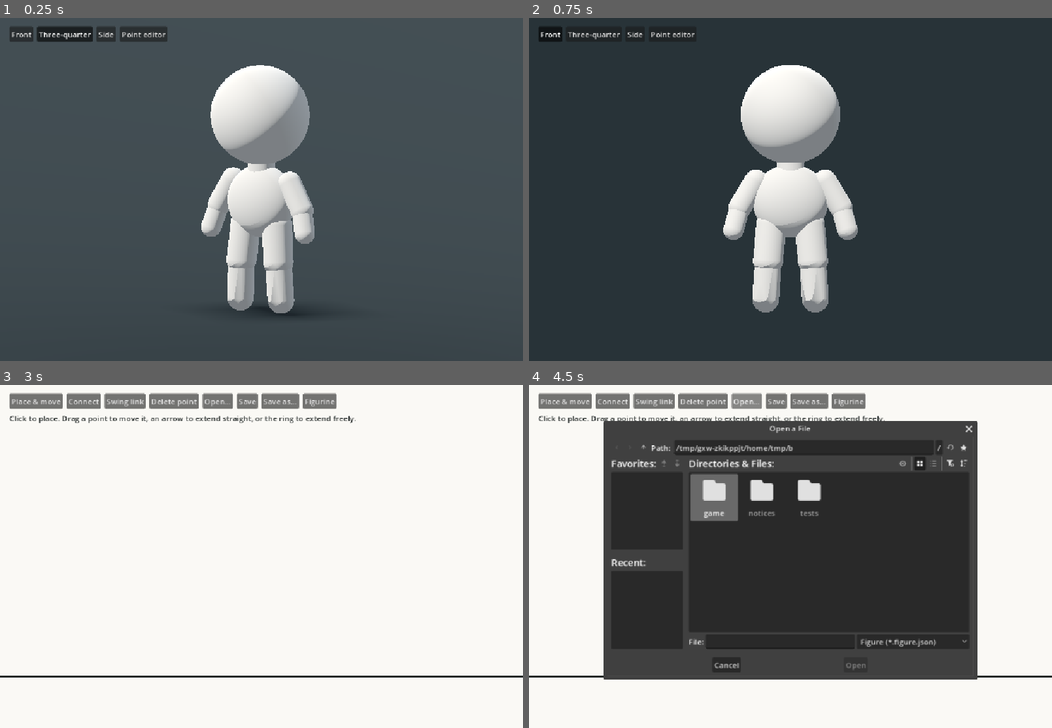
Above: before the commit, frames 1-4 (two rows, left to right).
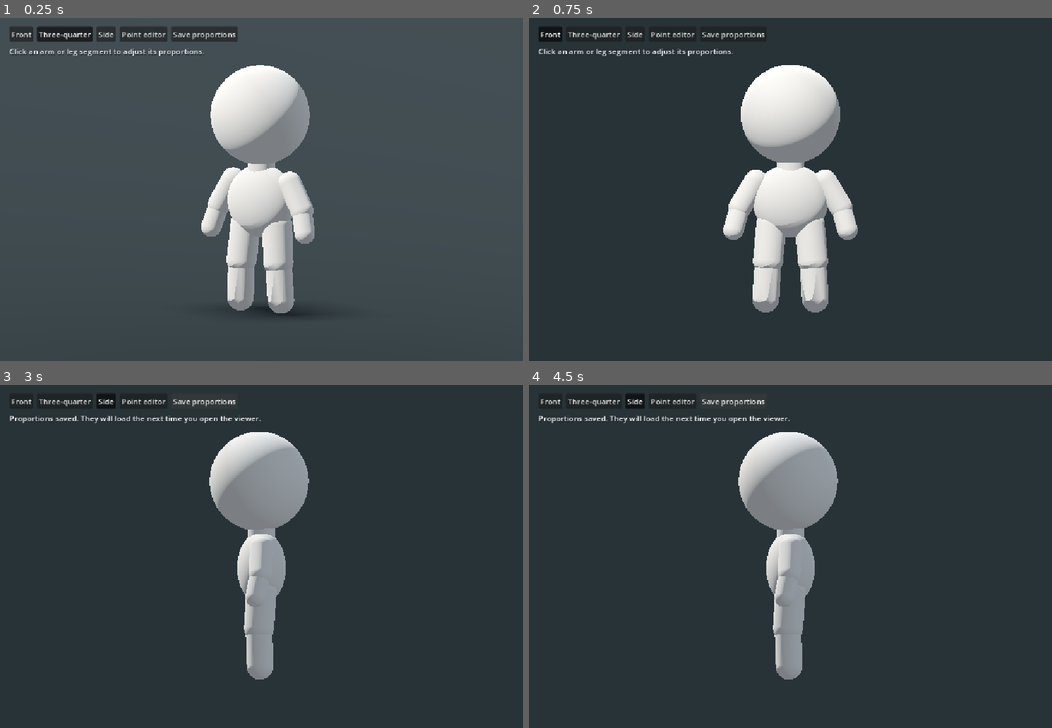
Above: after the commit, the same moments.

Repository: mdlvr1w/creation-game
Game: Godot game, scene res://game/mannequin_view.tscn
The game is run twice, just before and just after one commit, with the same random seed, the same clock (stepped at 60 frames per second) and the same inputs.
Inputs (mouse positions are in pixels of both pictures, inside the frame that each line leads up to):
- Up to frame 1 (0.25 s): no input
- Up to frame 2 (0.75 s): click "Front" at 0.5 s
- Up to frame 3 (3 s): click "Three-quarter" at 1.25 s; click "Side" at 2 s; click "Point editor" (after the commit: "Save proportions") at 2.75 s
- Up to frame 4 (4.5 s): click (565, 402) at 3.5 s, where only the run before the commit has a clickable "Place & move"; click (748, 402) at 4.25 s, where only the run before the commit has a clickable "Open…"

The runs differ from the first frame. In frame 1, 0.8% of the frame differs, in the area x 1-46%, y 2-12%; in frame 2, 0.4%; in frame 3, 99%, in the area x 0-100%, y 0-100%; in frame 4, 56%.

Commit message:
Let creators tune and save mannequin limb proportions

Diff:
--- /dev/null
+++ b/game/limb_controls.gd
@@ -0,0 +1,80 @@
+extends PanelContainer
+
+signal factor_changed(index: int, factor: float)
+
+const Mannequin := preload("res://game/mannequin.gd")
+const LABELS := ["Size", "Length", "Thickness"]
+const HELP := [
+	"Scales the length and thickness together.",
+	"Changes the distance between the joints.",
+	"Changes the width without moving the joints.",
+]
+
+var title := Label.new()
+var sliders: Array[HSlider] = []
+var fields: Array[SpinBox] = []
+
+
+func _ready() -> void:
+	var background := StyleBoxFlat.new()
+	background.bg_color = Color("#20292e")
+	background.border_color = Color("#51656b")
+	background.set_border_width_all(1)
+	background.set_corner_radius_all(8)
+	for side in [SIDE_LEFT, SIDE_TOP, SIDE_RIGHT, SIDE_BOTTOM]:
+		background.set_content_margin(side, 12)
+	add_theme_stylebox_override("panel", background)
+
+	var column := VBoxContainer.new()
+	column.add_theme_constant_override("separation", 9)
+	add_child(column)
+	title.add_theme_font_size_override("font_size", 18)
+	column.add_child(title)
+
+	var grid := GridContainer.new()
+	grid.columns = 3
+	grid.add_theme_constant_override("h_separation", 9)
+	grid.add_theme_constant_override("v_separation", 8)
+	column.add_child(grid)
+
+	for index in LABELS.size():
+		var label := Label.new()
+		label.text = LABELS[index]
+		label.tooltip_text = HELP[index]
+		label.mouse_filter = Control.MOUSE_FILTER_PASS
+		grid.add_child(label)
+
+		var slider := HSlider.new()
+		slider.tooltip_text = HELP[index]
+		slider.custom_minimum_size.x = 105
+		slider.size_flags_vertical = Control.SIZE_SHRINK_CENTER
+		grid.add_child(slider)
+		sliders.append(slider)
+
+		var field := SpinBox.new()
+		field.suffix = "%"
+		field.custom_minimum_size.x = 80
+		grid.add_child(field)
+		fields.append(field)
+
+		for control: Range in [slider, field]:
+			control.min_value = Mannequin.MIN_FACTOR * 100
+			control.max_value = Mannequin.MAX_FACTOR * 100
+			control.step = 1
+			control.value = 100
+			control.value_changed.connect(change_factor.bind(index))
+	hide()
+
+
+func show_limb(limb_name: StringName, factors: Vector3) -> void:
+	title.text = String(limb_name).capitalize()
+	for index in LABELS.size():
+		sliders[index].set_value_no_signal(factors[index] * 100)
+		fields[index].set_value_no_signal(factors[index] * 100)
+	show()
+
+
+func change_factor(percent: float, index: int) -> void:
+	sliders[index].set_value_no_signal(percent)
+	fields[index].set_value_no_signal(percent)
+	factor_changed.emit(index, percent / 100.0)
--- a/game/mannequin.gd
+++ b/game/mannequin.gd
@@ -1,7 +1,15 @@
 extends Node3D
 ## The starter figurine's visual geometry in a neutral pose.
-## Local +Z is the front. The soles rest at Y = 0.
+## Local +Z is the front. Limb lengths are measured between joint centers.
 
+const MIN_FACTOR := 0.55
+const MAX_FACTOR := 1.65
+const DEFAULT_FACTORS := Vector3.ONE
+const FACTOR_KEYS := ["size", "length", "thickness"]
+
+var limb_factors: Dictionary[StringName, Vector3] = {}
+var limb_meshes: Dictionary[StringName, MeshInstance3D] = {}
+var floor_height := 0.0
 var material := StandardMaterial3D.new()
 
 
@@ -13,22 +21,97 @@
 	add_ellipsoid("Head", Vector3(0.0, 2.11, 0.025), Vector3.ONE * 1.06)
 	add_capsule("Neck", Vector3(0.0, 1.48, 0.0), Vector3(0.0, 1.64, 0.0), 0.147)
 	add_ellipsoid("Torso", Vector3(0.0, 1.19, 0.0), Vector3(0.81, 0.78, 0.52))
-	add_limbs("Left", -1.0)
-	add_limbs("Right", 1.0)
+	update_limbs()
 
 
-func add_limbs(side: String, sign_x: float) -> void:
+func update_limbs() -> void:
+	floor_height = INF
+	update_side("Left", -1.0)
+	update_side("Right", 1.0)
+
+
+func update_side(side: String, sign_x: float) -> void:
 	var shoulder := Vector3(sign_x * 0.37, 1.40, 0.0)
 	var elbow := Vector3(sign_x * 0.54, 1.12, 0.015)
 	var arm_end := Vector3(sign_x * 0.61, 0.88, 0.065)
-	add_capsule(side + "UpperArm", shoulder, elbow, 0.124)
-	add_capsule(side + "LowerArm", elbow, arm_end, 0.109)
+	var elbow_joint := update_limb(side + "UpperArm", shoulder, elbow - shoulder, 0.124)
+	update_limb(side + "LowerArm", elbow_joint, arm_end - elbow, 0.109)
 
 	var hip := Vector3(sign_x * 0.205, 0.94, 0.0)
 	var knee := Vector3(sign_x * 0.24, 0.55, 0.028)
 	var leg_end := Vector3(sign_x * 0.265, 0.143, 0.015)
-	add_capsule(side + "UpperLeg", hip, knee, 0.161)
-	add_capsule(side + "LowerLeg", knee, leg_end, 0.143)
+	var knee_joint := update_limb(side + "UpperLeg", hip, knee - hip, 0.161)
+	update_limb(side + "LowerLeg", knee_joint, leg_end - knee, 0.143)
+
+
+func update_limb(limb_name: StringName, start: Vector3, rest_offset: Vector3, rest_radius: float) -> Vector3:
+	var factors := limb_factors.get(limb_name, DEFAULT_FACTORS) as Vector3
+	limb_factors[limb_name] = factors
+	var end := start + rest_offset * factors.x * factors.y
+	var radius := rest_radius * factors.x * factors.z
+	var length := start.distance_to(end)
+	var height := length + 2.0 * radius
+	var center := (start + end) * 0.5
+	var orientation := Quaternion(Vector3.UP, (end - start).normalized())
+
+	var part := limb_meshes.get(limb_name) as MeshInstance3D
+	if part == null:
+		part = add_part(limb_name, CapsuleMesh.new(), center)
+		limb_meshes[limb_name] = part
+		var target := Area3D.new()
+		target.name = "PickTarget"
+		target.collision_layer = 1
+		target.collision_mask = 0
+		target.monitoring = false
+		target.monitorable = false
+		part.add_child(target)
+		var collision := CollisionShape3D.new()
+		collision.name = "Capsule"
+		collision.shape = CapsuleShape3D.new()
+		target.add_child(collision)
+	var mesh := part.mesh as CapsuleMesh
+	mesh.radius = radius
+	mesh.height = height
+	part.position = center
+	part.quaternion = orientation
+	var collision := part.get_node("PickTarget/Capsule") as CollisionShape3D
+	var shape := collision.shape as CapsuleShape3D
+	shape.radius = radius
+	shape.height = height
+	floor_height = minf(floor_height, minf(start.y, end.y) - radius)
+	return end
+
+
+func encode_proportions() -> String:
+	var values := {}
+	for limb in limb_factors:
+		var factors := limb_factors[limb]
+		values[String(limb)] = {"size": factors.x, "length": factors.y, "thickness": factors.z}
+	return JSON.stringify({"version": 1, "limbs": values}, "\t")
+
+
+func decode_proportions(contents: String) -> bool:
+	var decoded: Variant = JSON.parse_string(contents)
+	if not decoded is Dictionary or decoded.get("version") != 1:
+		return false
+	var values: Variant = decoded.get("limbs")
+	if not values is Dictionary or values.size() != limb_factors.size():
+		return false
+	var restored: Dictionary[StringName, Vector3] = {}
+	for limb in limb_factors:
+		var factors: Variant = values.get(String(limb))
+		if not factors is Dictionary or factors.size() != FACTOR_KEYS.size():
+			return false
+		var validated := Vector3.ZERO
+		for index in FACTOR_KEYS.size():
+			var factor: Variant = factors.get(FACTOR_KEYS[index])
+			if not factor is float or not is_finite(factor) or factor < MIN_FACTOR or factor > MAX_FACTOR:
+				return false
+			validated[index] = factor
+		restored[limb] = validated
+	limb_factors = restored
+	update_limbs()
+	return true
 
 
 func add_ellipsoid(part_name: String, center: Vector3, dimensions: Vector3) -> void:
--- a/game/mannequin_view.gd
+++ b/game/mannequin_view.gd
@@ -1,23 +1,36 @@
 extends Node3D
 
 const Mannequin := preload("res://game/mannequin.gd")
-const FIGURINE_TARGET := Vector3(0.0, 1.31, 0.0)
+const LimbControls := preload("res://game/limb_controls.gd")
+const PROPORTIONS_FILE := "user://mannequin-proportions.json"
 const VIEW_NAMES := ["Front", "Three-quarter", "Side"]
 const VIEW_ANGLES := [0.0, 35.0, 90.0]
 
+var figurine := Mannequin.new()
+var limb_controls := LimbControls.new()
+var stage := MeshInstance3D.new()
+var status := Label.new()
+var highlight := StandardMaterial3D.new()
+var selected_limb: StringName = &""
+var current_view := 1
+var pending_pick := Vector2.INF
 var camera := Camera3D.new()
 var view_buttons: Array[Button] = []
 
 
 func _ready() -> void:
 	add_stage()
-	add_child(Mannequin.new())
+	add_child(figurine)
+	highlight = figurine.material.duplicate()
+	highlight.albedo_color = Color("#c2f1e7")
 	camera.projection = Camera3D.PROJECTION_ORTHOGONAL
 	camera.size = 3.65
 	add_child(camera)
 	camera.make_current()
 	add_controls()
+	load_proportions()
 	set_view(1)
+	get_viewport().size_changed.connect(position_limb_controls)
 
 
 func add_stage() -> void:
@@ -30,7 +43,6 @@
 	world.environment.ambient_light_energy = 0.26
 	add_child(world)
 
-	var stage := MeshInstance3D.new()
 	var mesh := PlaneMesh.new()
 	mesh.size = Vector2(300.0, 300.0)
 	stage.mesh = mesh
@@ -78,11 +90,121 @@
 	editor.pressed.connect(func(): get_tree().change_scene_to_file("res://game/workspace.tscn"))
 	toolbar.add_child(editor)
 
+	var save := Button.new()
+	save.text = "Save proportions"
+	save.custom_minimum_size.y = 32
+	save.pressed.connect(func(): save_proportions())
+	toolbar.add_child(save)
+
+	status.position = Vector2(20, 58)
+	status.text = "Click an arm or leg segment to adjust its proportions."
+	status.add_theme_color_override("font_shadow_color", Color("#20292e"))
+	status.add_theme_constant_override("shadow_offset_y", 1)
+	interface.add_child(status)
+	interface.add_child(limb_controls)
+	limb_controls.factor_changed.connect(set_limb_factor)
+
+
+func _unhandled_input(event: InputEvent) -> void:
+	if event is InputEventMouseButton and event.button_index == MOUSE_BUTTON_LEFT and event.pressed:
+		pending_pick = event.position
+
+
+func _physics_process(_delta: float) -> void:
+	if not pending_pick.is_finite():
+		return
+	var origin := camera.project_ray_origin(pending_pick)
+	var end := origin + camera.project_ray_normal(pending_pick) * 30.0
+	pending_pick = Vector2.INF
+	var query := PhysicsRayQueryParameters3D.create(origin, end, 1)
+	query.collide_with_areas = true
+	query.collide_with_bodies = false
+	var hit := get_world_3d().direct_space_state.intersect_ray(query)
+	if hit.is_empty():
+		select_limb(&"")
+	else:
+		select_limb(hit.collider.get_parent().name)
+
+
+func select_limb(limb_name: StringName) -> void:
+	if selected_limb != &"":
+		figurine.limb_meshes[selected_limb].material_override = figurine.material
+	selected_limb = limb_name
+	if selected_limb == &"":
+		limb_controls.hide()
+		return
+	figurine.limb_meshes[selected_limb].material_override = highlight
+	limb_controls.show_limb(selected_limb, figurine.limb_factors[selected_limb])
+	position_limb_controls()
+
+
+func position_limb_controls() -> void:
+	if selected_limb == &"":
+		return
+	limb_controls.reset_size()
+	var anchor := camera.unproject_position(figurine.limb_meshes[selected_limb].global_position)
+	var screen := get_viewport().get_visible_rect().size
+	var size := limb_controls.size
+	var x := anchor.x + 58.0
+	if x + size.x > screen.x - 16.0:
+		x = anchor.x - size.x - 58.0
+	limb_controls.position = Vector2(
+		clampf(x, 16.0, maxf(16.0, screen.x - size.x - 16.0)),
+		clampf(anchor.y - size.y * 0.5, 86.0, maxf(86.0, screen.y - size.y - 16.0))
+	)
+
+
+func set_limb_factor(index: int, factor: float) -> void:
+	if selected_limb == &"":
+		return
+	var factors: Vector3 = figurine.limb_factors[selected_limb]
+	factors[index] = factor
+	figurine.limb_factors[selected_limb] = factors
+	figurine.update_limbs()
+	frame_figurine()
+	status.text = "Unsaved proportions"
+
+
+func save_proportions(path: String = PROPORTIONS_FILE) -> bool:
+	var temp := "%s.%s.%s.tmp" % [path, OS.get_process_id(), Time.get_ticks_usec()]
+	var file := FileAccess.open(temp, FileAccess.WRITE)
+	if file == null:
+		status.text = "Could not save proportions."
+		return false
+	var written := file.store_string(figurine.encode_proportions())
+	file.close()
+	if not written or DirAccess.rename_absolute(temp, path) != OK:
+		DirAccess.remove_absolute(temp)
+		status.text = "Could not save proportions."
+		return false
+	status.text = "Proportions saved. They will load the next time you open the viewer."
+	return true
+
+
+func load_proportions(path: String = PROPORTIONS_FILE) -> bool:
+	if not FileAccess.file_exists(path):
+		return false
+	var file := FileAccess.open(path, FileAccess.READ)
+	if file == null or not figurine.decode_proportions(file.get_as_text()):
+		status.text = "Could not read saved proportions."
+		return false
+	return true
+
 
 func set_view(index: int) -> void:
-	var angle := deg_to_rad(VIEW_ANGLES[index])
-	var vertical_offset := 0.65 if index == 1 else 0.0
-	camera.position = FIGURINE_TARGET + Vector3(sin(angle) * 6.0, vertical_offset, cos(angle) * 6.0)
-	camera.look_at(FIGURINE_TARGET)
+	current_view = index
+	frame_figurine()
 	for button_index in view_buttons.size():
 		view_buttons[button_index].set_pressed_no_signal(button_index == index)
+	position_limb_controls()
+
+
+func frame_figurine() -> void:
+	stage.position.y = figurine.floor_height - 0.003
+	var bottom := minf(0.0, figurine.floor_height)
+	var target := Vector3(0.0, 1.31 + bottom * 0.5, 0.0)
+	camera.size = 3.65 - bottom
+	var angle := deg_to_rad(VIEW_ANGLES[current_view])
+	var vertical_offset := 0.65 if current_view == 1 else 0.0
+	camera.position = target + Vector3(sin(angle) * 6.0, vertical_offset, cos(angle) * 6.0)
+	camera.look_at(target)
--- /dev/null
+++ b/tests/mannequin_test.gd
@@ -0,0 +1,76 @@
+extends SceneTree
+
+const Viewer := preload("res://game/mannequin_view.tscn")
+
+var failures := 0
+
+
+func _initialize() -> void:
+	run.call_deferred()
+
+
+func run() -> void:
+	var viewer = Viewer.instantiate()
+	root.add_child(viewer)
+	await physics_frame
+	await physics_frame
+	await process_frame
+	viewer.set_view(0)
+
+	var model = viewer.figurine
+	var upper: MeshInstance3D = model.limb_meshes[&"RightUpperArm"]
+	var lower: MeshInstance3D = model.limb_meshes[&"RightLowerArm"]
+	var initial_radius: float = upper.mesh.radius
+	var initial_length := capsule_span(upper)
+	var shoulder := joint_center(upper, -1.0)
+
+	var click := InputEventMouseButton.new()
+	click.button_index = MOUSE_BUTTON_LEFT
+	click.pressed = true
+	click.position = viewer.camera.unproject_position(upper.global_position)
+	root.push_input(click, true)
+	await physics_frame
+	await process_frame
+	check(viewer.selected_limb == &"RightUpperArm" and viewer.limb_controls.visible,
+		"clicking the arm opens its controls")
+
+	viewer.limb_controls.sliders[1].value = 135
+	check(is_equal_approx(capsule_span(upper), initial_length * 1.35), "length slider stretches the segment")
+	check(is_equal_approx(upper.mesh.radius, initial_radius), "length preserves the radius")
+	check(shoulder.is_equal_approx(joint_center(upper, -1.0)), "upper segment stays attached to torso")
+	check(joint_center(upper, 1.0).is_equal_approx(joint_center(lower, -1.0)),
+		"the lower segment follows the elbow")
+
+	viewer.limb_controls.fields[2].value = 130
+	check(is_equal_approx(upper.mesh.radius, initial_radius * 1.3), "thickness changes radius only")
+	check(is_equal_approx(capsule_span(upper), initial_length * 1.35), "thickness preserves joint spacing")
+	viewer.limb_controls.fields[0].value = 120
+	check(is_equal_approx(upper.mesh.radius, initial_radius * 1.3 * 1.2), "size scales thickness")
+	check(is_equal_approx(capsule_span(upper), initial_length * 1.35 * 1.2), "size scales length")
+
+	var file := "user://mannequin-test-%s.json" % OS.get_process_id()
+	check(viewer.save_proportions(file), "proportions save to JSON")
+	var expected: String = model.encode_proportions()
+	viewer.set_limb_factor(0, 1.0)
+	check(viewer.load_proportions(file) and model.encode_proportions() == expected, "saved proportions reload")
+	check(not model.decode_proportions('{"version":1,"limbs":{}}'), "reject incomplete presets")
+	check(model.encode_proportions() == expected, "invalid presets preserve current values")
+	DirAccess.remove_absolute(file)
+	if failures == 0:
+		print("Mannequin checks passed.")
+	quit(int(failures > 0))
+
+
+func capsule_span(part: MeshInstance3D) -> float:
+	var capsule := part.mesh as CapsuleMesh
+	return capsule.height - 2.0 * capsule.radius
+
+
+func joint_center(part: MeshInstance3D, side: float) -> Vector3:
+	return part.position + part.basis.y * capsule_span(part) * side * 0.5
+
+
+func check(condition: bool, description: String) -> void:
+	if not condition:
+		failures += 1
+		push_error(description)
Not shown, added: game/limb_controls.gd.uid
Not shown, added: tests/mannequin_test.gd.uid
Not shown, changed: DESIGN-JOURNAL.md
Not shown, changed: scripts/build.sh
